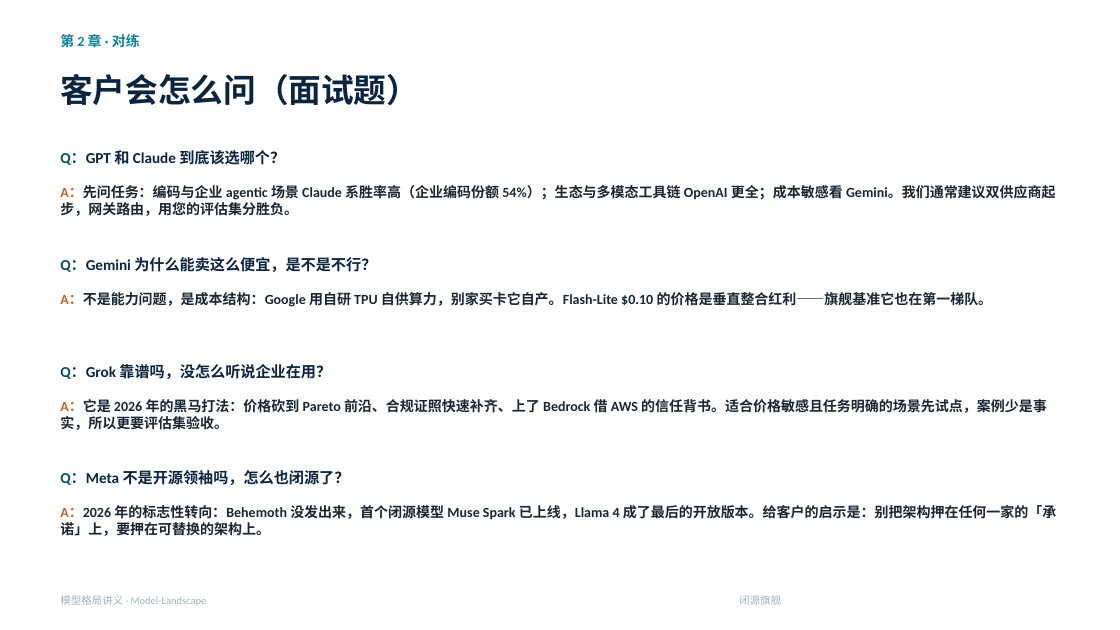
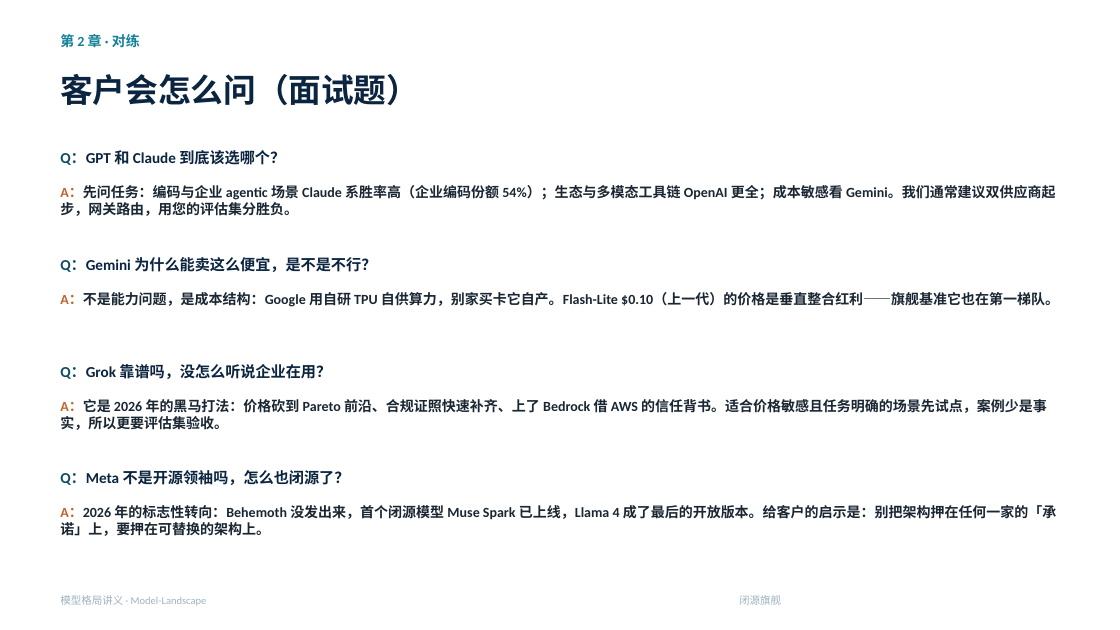
Before and after one commit to jasonlijiaxiang/ai-knowledge-base, a slide deck: slide 19 of PPT-version/Model-Landscape/Model-Landscape-讲义.pptx. Drawn at 1120x630 pixels with LibreOffice and Linux fonts; fonts in the diff are those of the drawing. Boxes give left, top, right and bottom in pixels: in the first picture for what was removed or moved away, otherwise in the second. Text is boxed around its words. In the diff, an @@ line names an element or a change of style, - is before the commit and + after.

```diff
--- a/PPT-version/Model-Landscape/Model-Landscape-讲义.pptx
+++ b/PPT-version/Model-Landscape/Model-Landscape-讲义.pptx
@@ text at box(60, 292, 1059, 307): text changed @@
-A：不是能力问题，是成本结构：Google 用自研 TPU 自供算力，别家买卡它自产。Flash-Lite $0.10 的价格是垂直整合红利——旗舰基准它也在第一梯队。
+A：不是能力问题，是成本结构：Google 用自研 TPU 自供算力，别家买卡它自产。Flash-Lite $0.10（上一代）的价格是垂直整合红利——旗舰基准它也在第一梯队。
```
Also in this commit, not shown: 23 other slides changed, 55 other files.
